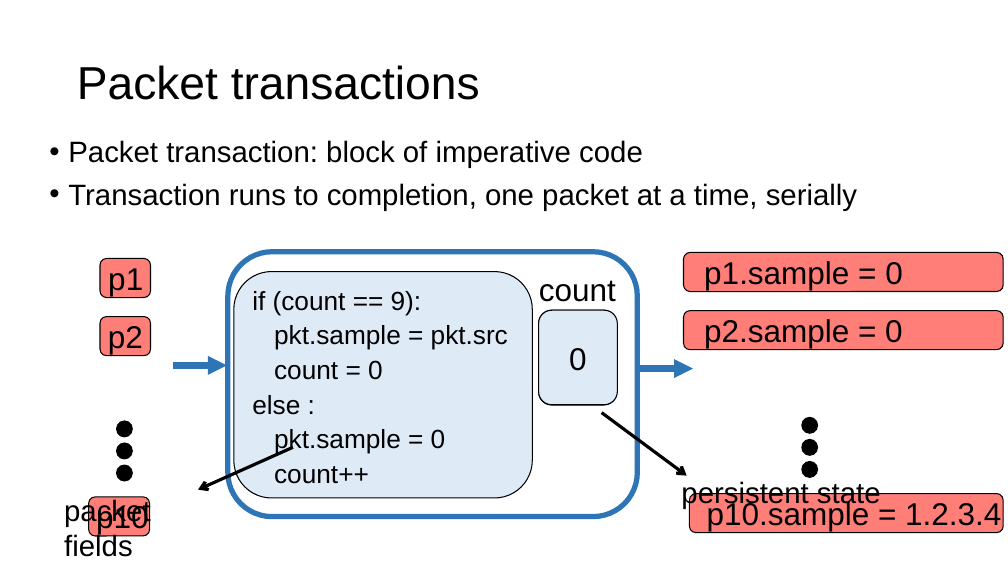
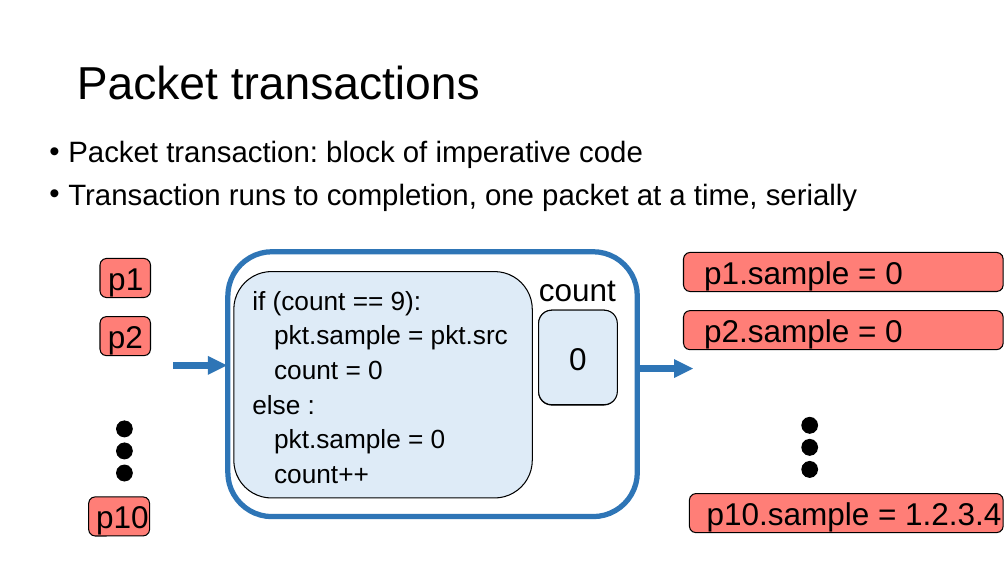
Before and after one commit to anirudhSK/pifo-domino-marple-ppts, a slide deck: slide 19 of combined_domino_pifo.pptx. Drawn at 1008x567 pixels with LibreOffice and Linux fonts; fonts in the diff are those of the drawing. Boxes give left, top, right and bottom in pixels: in the first picture for what was removed or moved away, otherwise in the second. Text is boxed around its words. In the diff, an @@ line names an element or a change of style, - is before the commit and + after.

```diff
--- a/combined_domino_pifo.pptx
+++ b/combined_domino_pifo.pptx
@@ arrow removed from (602, 413) to (687, 476) @@
@@ arrow removed from (293, 448) to (198, 490) @@
@@ text removed at (x1=64, y1=498, x2=151, y2=557) @@
-packet fields
@@ text removed at (x1=681, y1=480, x2=881, y2=509) @@
-persistent state
```
Also in this commit, not shown: 7 other slides changed, 1 slide added.
